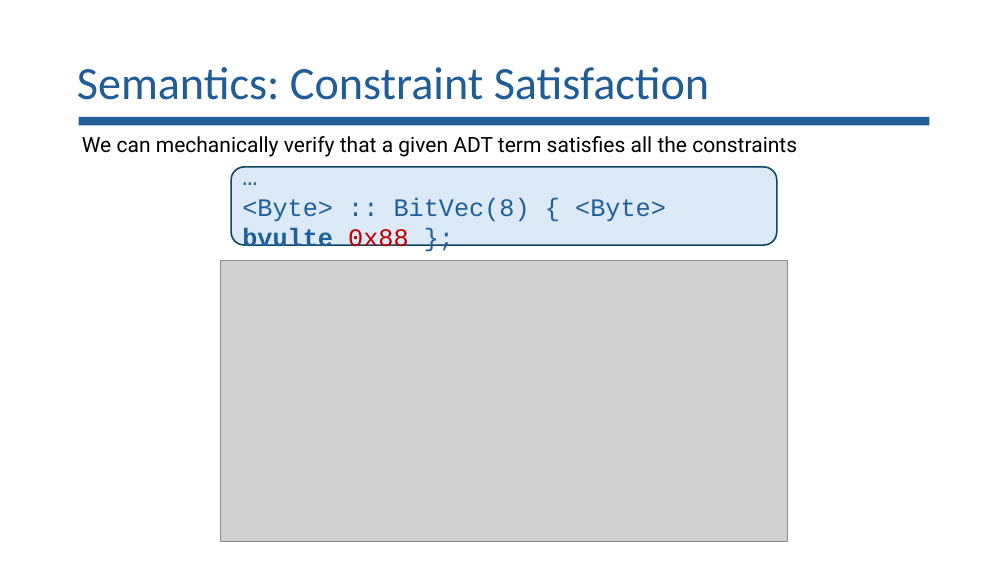
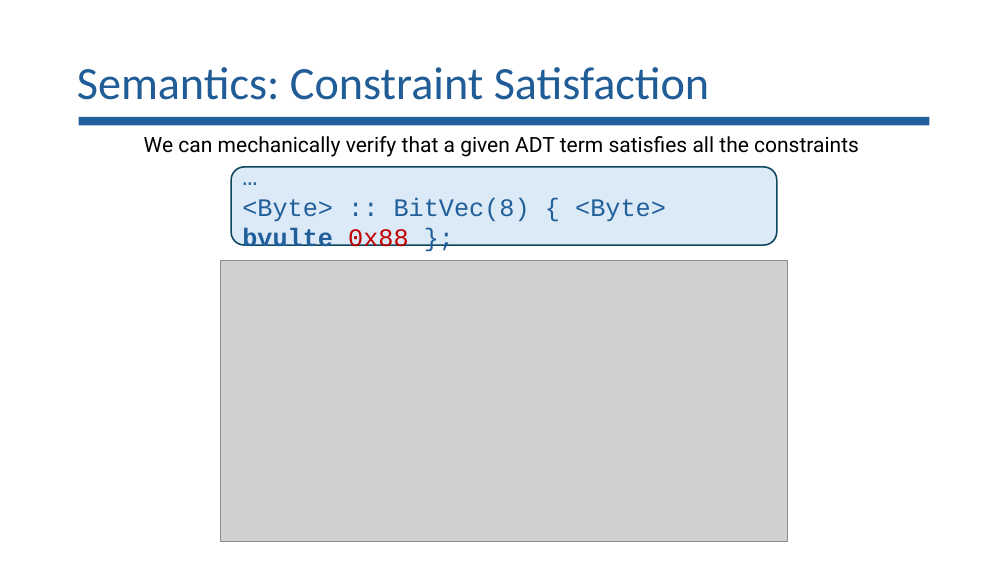
Before and after one commit to lorchrob/goblin_slides, a slide deck: slide 46 of goblin_slides.pptx. Drawn at 1008x567 pixels with LibreOffice and Linux fonts; fonts in the diff are those of the drawing; grey boxes stand for pictures. Boxes give left, top, right and bottom in pixels: in the first picture for what was removed or moved away, otherwise in the second. Text is boxed around its words. In the diff, an @@ line names an element or a change of style, - is before the commit and + after.

```diff
--- a/goblin_slides.pptx
+++ b/goblin_slides.pptx
@@ text "We can mechanically verify that ..." at (144,136,859,157): alignment left to centre @@
```
Also in this commit, not shown: 8 other slides changed.
